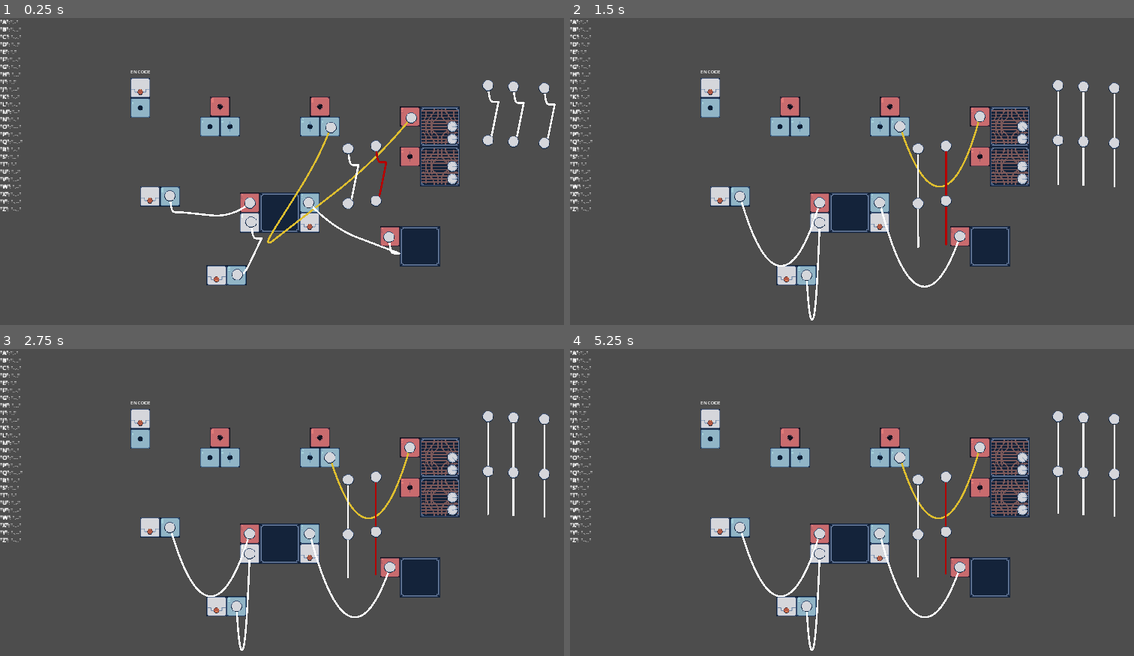
Above: before the commit, frames 1-4 (two rows, left to right).
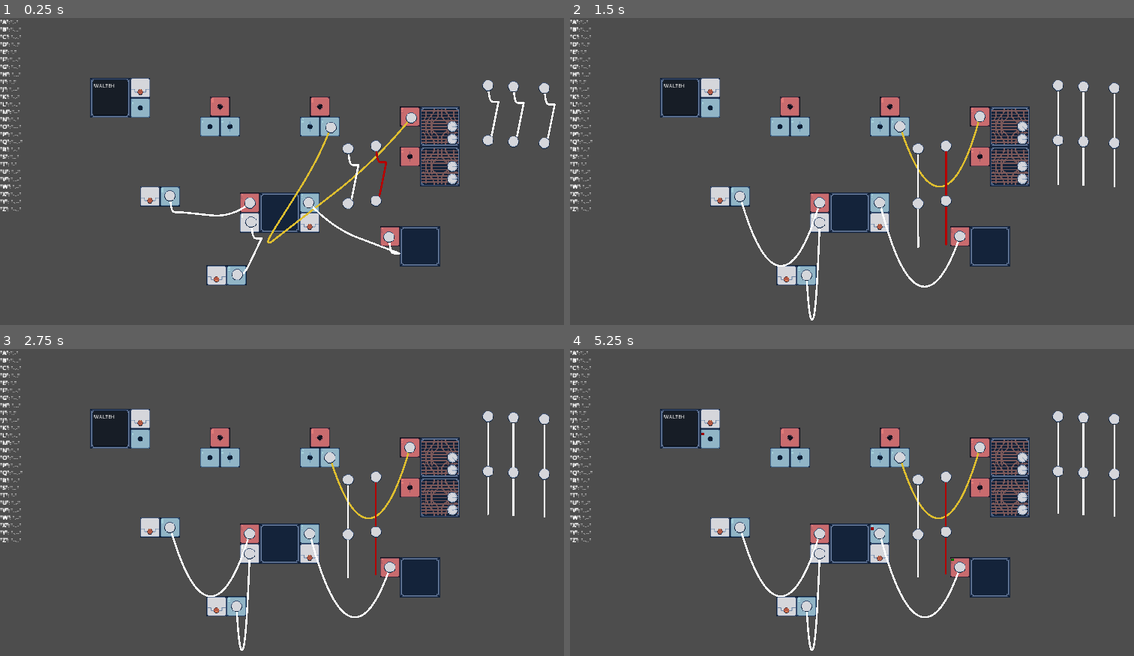
Above: after the commit, the same moments.

Repository: Smitner-Studio/operator-game
Game: Godot game, scene res://Main.tscn
Same seed, same stepped clock (60 frames per second), same inputs: the game is played once before the commit and once after it.
Inputs (mouse positions are in pixels of both pictures, inside the frame that each line leads up to):
- Up to frame 1 (0.25 s): no input
- Up to frame 2 (1.5 s): tap Enter (ui_accept) at 0.5, 0.77 s; move the mouse to (1021, 137) at 0.52 s; hold Space (click) 0.53-1.28 s; click (1021, 137) at 0.67 s; move the mouse to (1021, 125) at 1.27 s; tap Mouse wheel down (scroll_down) at 1.35 s; click (1021, 125) at 1.42 s
- Up to frame 3 (2.75 s): tap Enter (ui_accept) at 1.52, 2 s; move the mouse to (451, 508) at 2.02 s; tap Mouse wheel up (scroll_up) at 2.1 s; click (451, 508) at 2.17 s
- Up to frame 4 (5.25 s): tap Enter (ui_accept) at 2.75, 3.02, 3.5, 3.77, 4.25, 4.52, 5 s; move the mouse to (1021, 496) at 2.77 s; tap Space (click) at 2.85 s; click (1021, 496) at 2.92 s; move the mouse to (722, 527) at 3.52 s; tap Mouse wheel down (scroll_down) at 3.6 s; click (722, 527) at 3.67 s; move the mouse to (711, 419) at 4.27 s; tap Mouse wheel up (scroll_up) at 4.35 s; click (711, 419) at 4.42 s; move the mouse to (880, 554) at 5.02 s; hold Space (click) from 5.03 s (still down); click (880, 554) at 5.17 s

The runs differ from the first frame. In frame 1, 0.9% of the frame differs, in the area x 15-27%, y 17-33%; in frame 2, 0.9%; in frame 3, 0.9%; in frame 4, 1.0%, in the area x 15-69%, y 17-70%.

Commit message:
Add text field to encoder

Diff:
--- a/EncoderSocket.tscn
+++ b/EncoderSocket.tscn
@@ -1,9 +1,10 @@
-[gd_scene load_steps=5 format=3 uid="uid://e3tb6odtw03n"]
+[gd_scene load_steps=6 format=3 uid="uid://e3tb6odtw03n"]
 
 [ext_resource type="Script" path="res://scripts/EncoderSocket.gd" id="1_mffsl"]
 [ext_resource type="PackedScene" uid="uid://bwy6ncbvsjk5a" path="res://Socket.tscn" id="2_prvr1"]
 [ext_resource type="Script" path="res://scripts/MorseCodeBuffer.gd" id="3_wur88"]
 [ext_resource type="PackedScene" uid="uid://cdfjj1opbtylj" path="res://MorseButton.tscn" id="4_sc2x5"]
+[ext_resource type="PackedScene" uid="uid://beu8kpci0chc2" path="res://InputScreen.tscn" id="5_532fb"]
 
 [node name="EncoderSocket" type="Node2D"]
 script = ExtResource("1_mffsl")
@@ -14,12 +15,7 @@
 [node name="MorseButton" parent="." instance=ExtResource("4_sc2x5")]
 position = Vector2(0, -64)
 
-[node name="Label" type="Label" parent="."]
-offset_left = -32.0
-offset_top = -128.0
-offset_right = 33.0
-offset_bottom = -105.0
-text = "ENCODE"
-
 [node name="MorseCodeBuffer" type="Node" parent="."]
 script = ExtResource("3_wur88")
+
+[node name="InputScreen" parent="." instance=ExtResource("5_532fb")]
--- /dev/null
+++ b/InputScreen.tscn
@@ -0,0 +1,35 @@
+[gd_scene load_steps=3 format=3 uid="uid://beu8kpci0chc2"]
+
+[ext_resource type="Script" path="res://scripts/InputScreen.gd" id="1_1es08"]
+[ext_resource type="Texture2D" uid="uid://dv301wqkflbx3" path="res://sprites/screen.png" id="2_cb084"]
+
+[node name="InputScreen" type="Node2D" node_paths=PackedStringArray("input_field")]
+position = Vector2(-96, -32)
+script = ExtResource("1_1es08")
+input_field = NodePath("Control/Text")
+
+[node name="Sprite2D" type="Sprite2D" parent="."]
+scale = Vector2(2, 2)
+texture = ExtResource("2_cb084")
+
+[node name="Control" type="Control" parent="."]
+clip_contents = true
+layout_mode = 3
+anchors_preset = 0
+offset_left = -56.0
+offset_top = -56.0
+offset_right = 56.0
+offset_bottom = 56.0
+metadata/_edit_use_anchors_ = true
+
+[node name="Text" type="TextEdit" parent="Control"]
+unique_name_in_owner = true
+layout_mode = 1
+anchors_preset = 15
+anchor_right = 1.0
+anchor_bottom = 1.0
+grow_horizontal = 2
+grow_vertical = 2
+text = "WALTEH"
+wrap_mode = 1
+autowrap_mode = 2
--- a/scripts/EncoderSocket.gd
+++ b/scripts/EncoderSocket.gd
@@ -4,10 +4,13 @@
 @onready var socket: Socket = $Socket
 @onready var buffer: MorseCodeBuffer = $MorseCodeBuffer
 @onready var button: MorseButton = $MorseButton
+@onready var input_screen: InputScreen = $InputScreen
 
 func _ready():
 	buffer.pulse.connect(socket.emit_pulse)
 	button.pulse.connect(func(x):
-		var data = MorseCodeEncoder.encode_into_buffer(message)
+		var text = input_screen.get_text()
+		var data = MorseCodeEncoder.encode_into_buffer(text)
 		buffer.release_custom_buffer(data)
 		)
+	buffer.outgoing_buffer_transmitted.connect(input_screen.clear)
--- /dev/null
+++ b/scripts/InputScreen.gd
@@ -0,0 +1,10 @@
+extends Node2D
+class_name InputScreen
+
+@export var input_field: TextEdit
+
+func clear():
+	input_field.clear()
+
+func get_text():
+	return input_field.text
--- a/scripts/MorseCodeBuffer.gd
+++ b/scripts/MorseCodeBuffer.gd
@@ -5,6 +5,7 @@
 signal pulse
 signal letter_stored
 signal incoming_buffer_cleared
+signal outgoing_buffer_transmitted
 
 var incoming_buffer = []
 var outgoing_buffer = []
@@ -12,9 +13,9 @@
 
 func receive_pulse(duration):
 	if duration <= MorseCodeSystem.short_pulse_duration:
-		incoming_buffer.append(".")
+		incoming_buffer.append(MorseCodeSystem.dot)
 	elif duration > MorseCodeSystem.short_pulse_duration:
-		incoming_buffer.append("-")
+		incoming_buffer.append(MorseCodeSystem.dash)
 
 func append_letter_separator():
 	if not is_last_separator(MorseCodeSystem.letter_break):
@@ -59,6 +60,8 @@
 			t = MorseCodeSystem.word_pause_duration
 	time_to_next = Time.get_ticks_msec() + (t * 1000)
 
+	if outgoing_buffer.is_empty():
+		outgoing_buffer_transmitted.emit()
+
 func emit_pulse(len: float):
-	print(len)
 	pulse.emit(len)
--- a/scripts/MorseCodeSystem.gd
+++ b/scripts/MorseCodeSystem.gd
@@ -15,7 +15,7 @@
 static var inv_morse_code = MorseCodeSystem.invert_dictionary(morse_code)
 
 # Duration of a short and long pulse (dot and dash)
-static var short_pulse_duration = 0.1
+static var short_pulse_duration = 0.04
 static var long_pulse_duration = short_pulse_duration * 3
 
 static var letter_pause_duration = long_pulse_duration * 1.5
